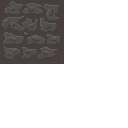
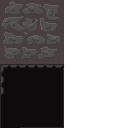
Layered file, before and after one edit (128px x 128px). Changes by layer:
painted on "Background" over [0, 64, 66, 128]
